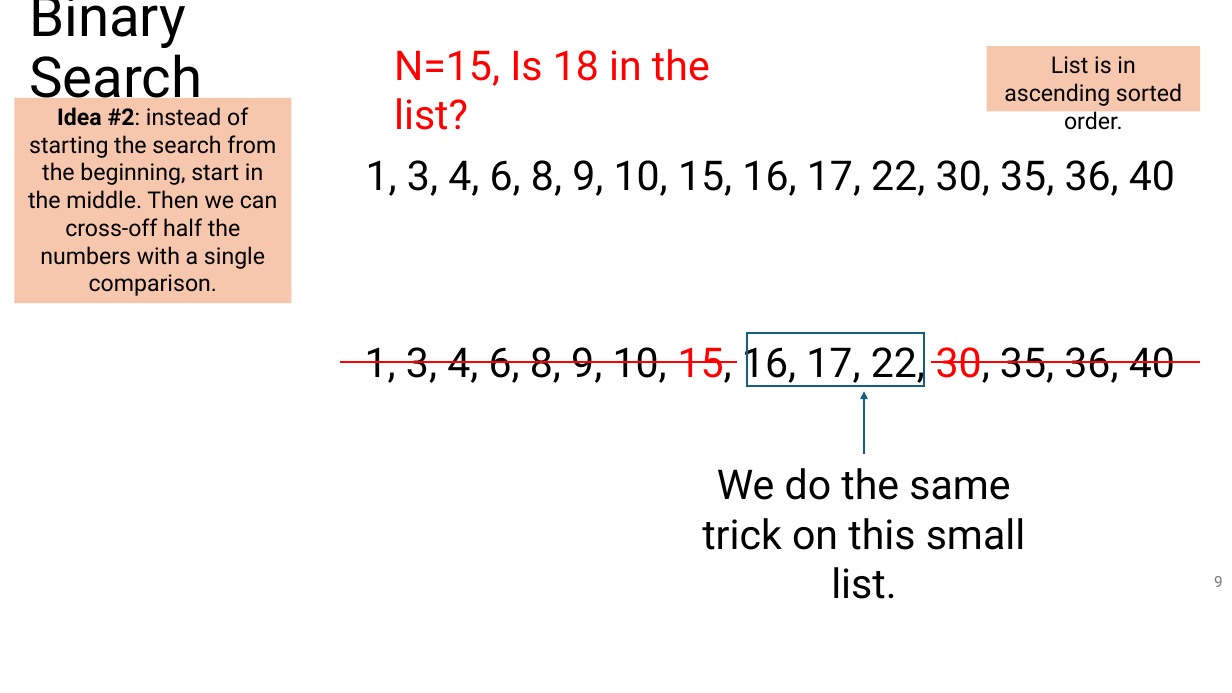
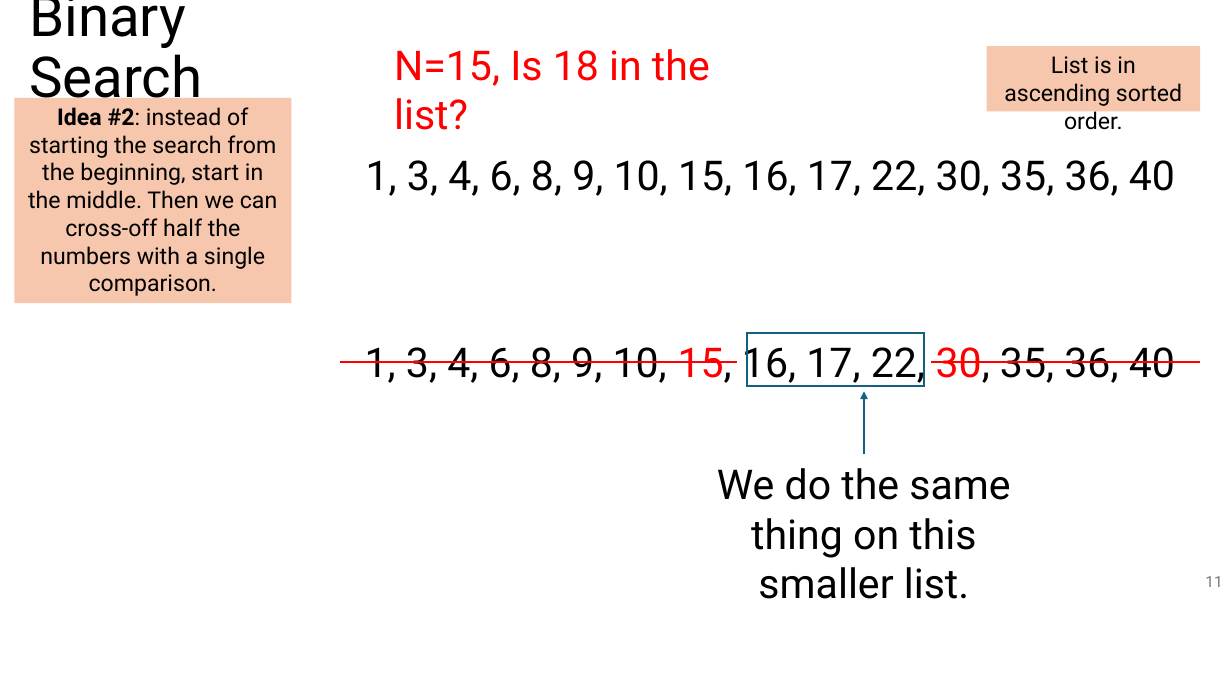
Before and after one commit to tjd1234/cmpt120fall2024, a slide deck: slide 11 of lecture_notes/chapter_algorithms/alg2_binary_search/chapter_binary_search.pptx (slide 9 before the commit). Drawn at 1232x693 pixels with LibreOffice and Linux fonts; fonts in the diff are those of the drawing. Boxes give left, top, right and bottom in pixels: in the first picture for what was removed or moved away, otherwise in the second. Text is boxed around its words. In the diff, an @@ line names an element or a change of style, - is before the commit and + after.

```diff
--- a/lecture_notes/chapter_algorithms/alg2_binary_search/chapter_binary_search.pptx
+++ b/lecture_notes/chapter_algorithms/alg2_binary_search/chapter_binary_search.pptx
@@ text at (717,468,1010,599): text changed @@
-We do the same trick on this small list.
+We do the same thing on this smaller list.
@@ page number at (1205,576,1222,587): text changed @@
-9
+11
```
Also in this commit, not shown: 14 other slides changed, 21 slides added, 1 other file.
